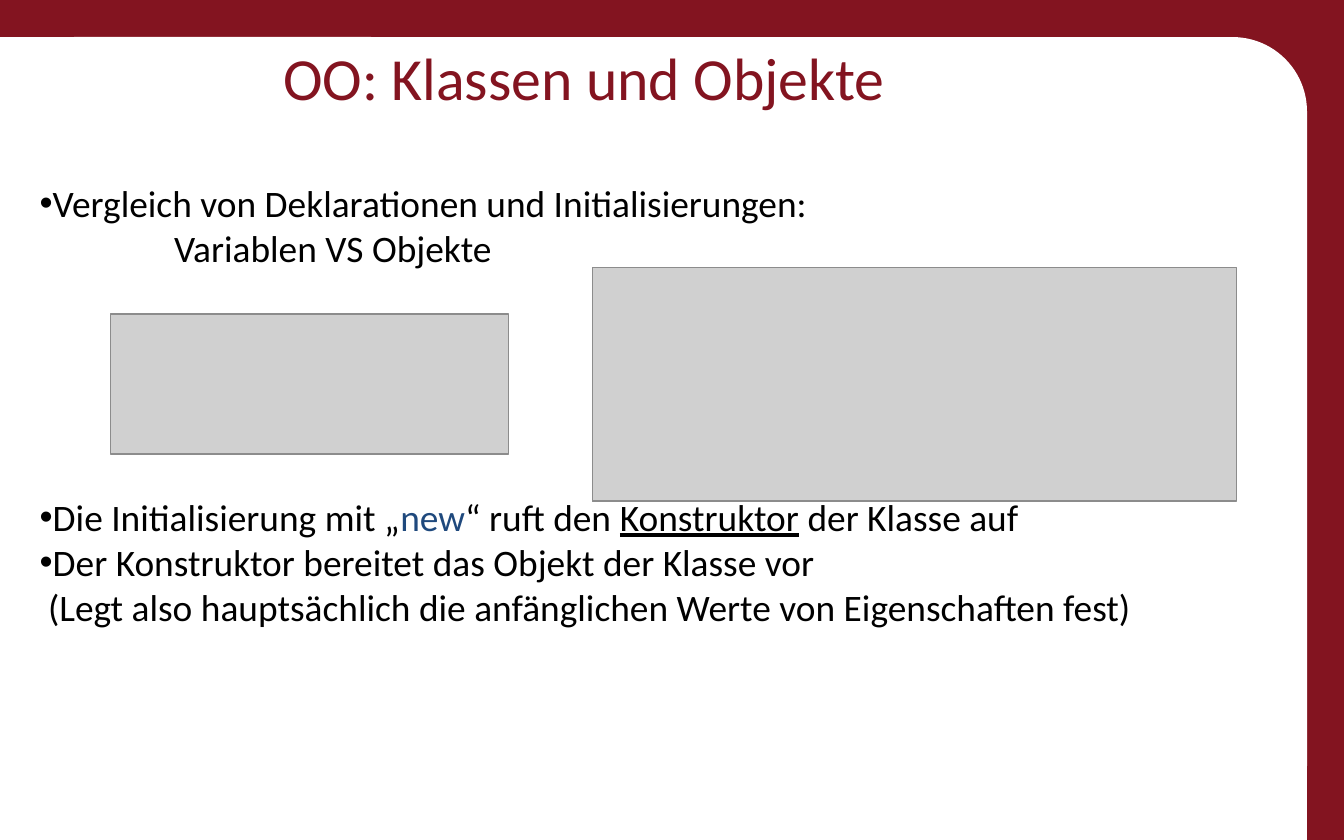
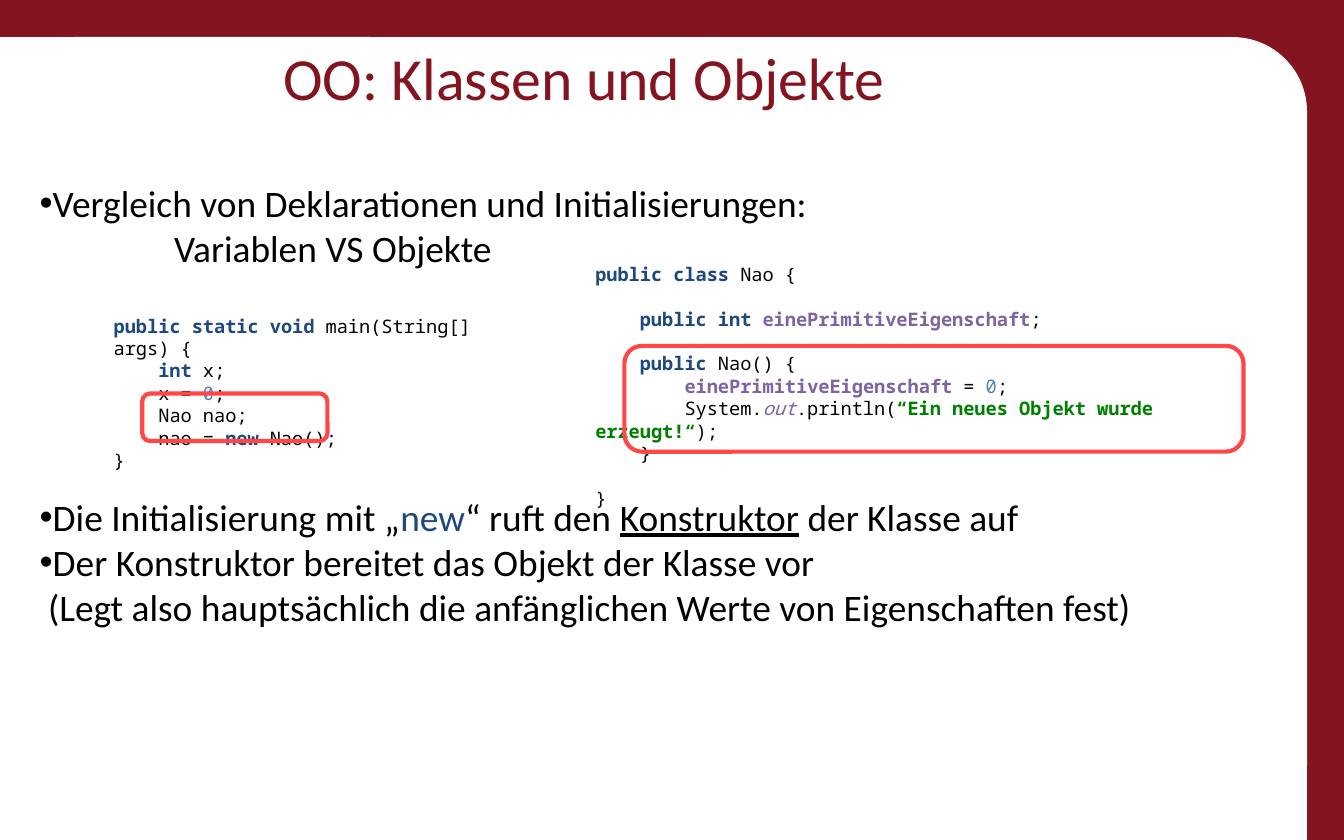
Before and after one commit to Roboscope/java-with-nao, a slide deck: slide 33 of Präsentationen/Anfänger - Java mit NAO.pptx. Drawn at 1344x840 pixels with LibreOffice and Linux fonts; fonts in the diff are those of the drawing; grey boxes stand for pictures; background and template pictures are left out. Boxes give left, top, right and bottom in pixels: in the first picture for what was removed or moved away, otherwise in the second. Text is boxed around its words. In the diff, an @@ line names an element or a change of style, - is before the commit and + after.

Commit message:
Presentation Pictures made to Text

```diff
--- a/Präsentationen/Anfänger - Java mit NAO.pptx
+++ b/Präsentationen/Anfänger - Java mit NAO.pptx
@@ picture removed at <box>593,267,1202,501</box> @@
@@ picture removed at <box>593,267,1236,501</box> @@
@@ text added at <box>595,266,1153,443</box>, 10 pt, text #8064A2, bold @@
+public class Nao {
+public int einePrimitiveEigenschaft;
+public Nao() {
+einePrimitiveEigenschaft = 0;
+System.out.println(“Ein neues Objekt wurde erzeugt!“);
+}
+}
@@ picture removed at <box>110,314,508,454</box> @@
@@ text added at <box>114,318,471,448</box>, 10 pt, text #000000 @@
+public static void main(String[] args) {
+int x;
+x = 0;
+Nao nao;
+nao = new Nao();
+}
@@ rounded rectangle added at <box>625,345,1245,452</box>, outline #FF4747 2.25 pt @@
@@ rounded rectangle added at <box>142,394,328,441</box>, outline #FF4747 2.25 pt @@
```
Also in this commit, not shown: 15 other slides changed, 1 slide removed.
